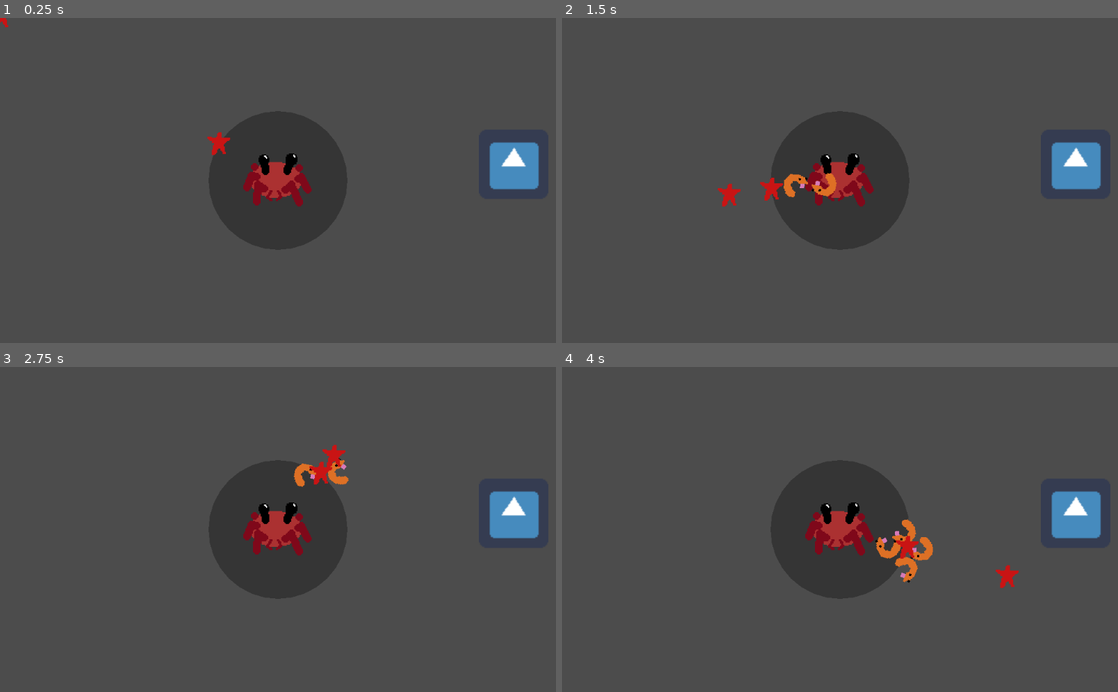
Above: before the commit, frames 1-4 (two rows, left to right).
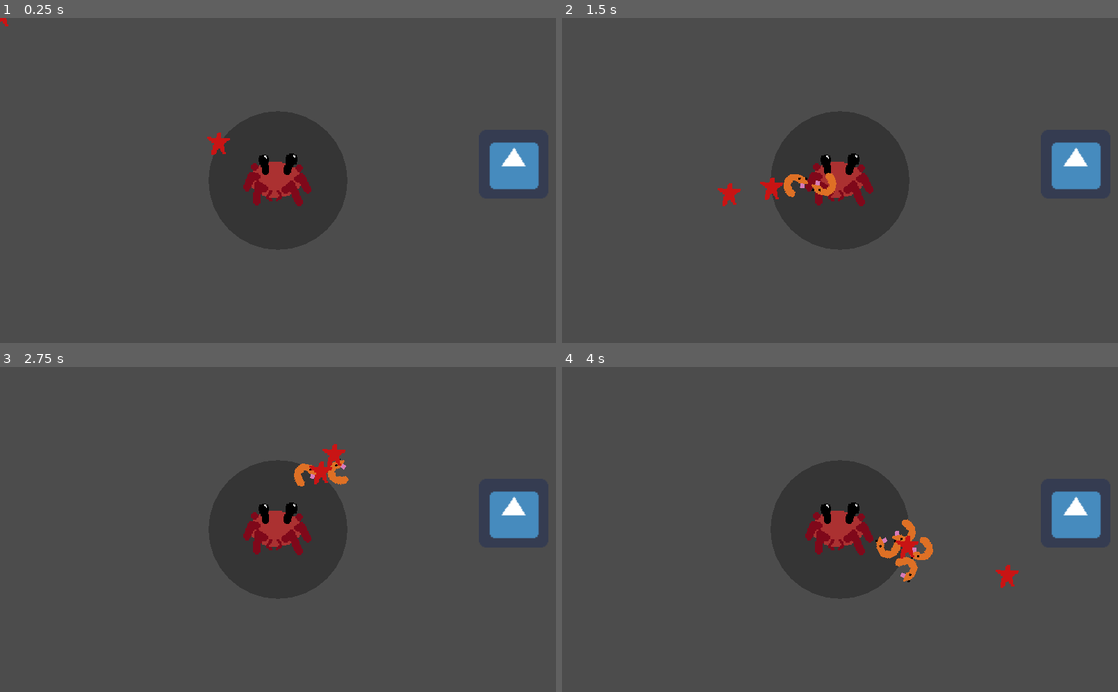
Above: after the commit, the same moments.

Repository: LightBoat9/GGJ2019
Game: Godot game, scene res://Levels/LevelTest.tscn
Same seed, same stepped clock (60 frames per second), same inputs: the game is played once before the commit and once after it. The engine's default icon, where the game draws it, is replaced by a stand-in: a white triangle on a blue panel in a dark square.
Inputs (mouse positions are in pixels of both pictures, inside the frame that each line leads up to):
- Up to frame 1 (0.25 s): no input
- Up to frame 2 (1.5 s): tap Enter (ui_accept) at 0.5, 0.77 s; move the mouse to (962, 164) at 0.52 s; hold Right (ui_right) 0.53-1.28 s; click (962, 164) at 0.67 s; move the mouse to (728, 196) at 1.27 s; hold Down (ui_down) from 1.28 s (still down)
- Up to frame 3 (2.75 s): tap Enter (ui_accept) at 1.52 s; move the mouse to (333, 458) at 2.02 s; release Down (ui_down) at 2.03 s; hold Right (ui_right) from 2.03 s (still down)
- Up to frame 4 (4 s): move the mouse to (812, 594) at 2.77 s; release Right (ui_right) at 2.78 s; hold Up (ui_up) 2.78-3.53 s; click (812, 594) at 2.92 s; tap Enter (ui_accept) at 3.02, 3.77 s; move the mouse to (1006, 578) at 3.52 s; hold Left (ui_left) from 3.53 s (still down)

The runs differ from the first frame. In frame 1, less than 0.1% of the frame differs, in the area x 0-95%, y 0-59%; in frame 2, 0.2%; in frame 3, 0.2%; in frame 4, 0.2%, in the area x 43-95%, y 40-68%.

Commit message:
Keep Rato Scaling

Diff:
--- a/project.godot
+++ b/project.godot
@@ -14,6 +14,12 @@
 run/main_scene="res://Levels/LevelTest.tscn"
 config/icon="res://icon.png"
 
+[display]
+
+window/vsync/use_vsync=false
+window/stretch/mode="2d"
+window/stretch/aspect="keep"
+
 [layer_names]
 
 2d_physics/layer_1="It's Walls"
